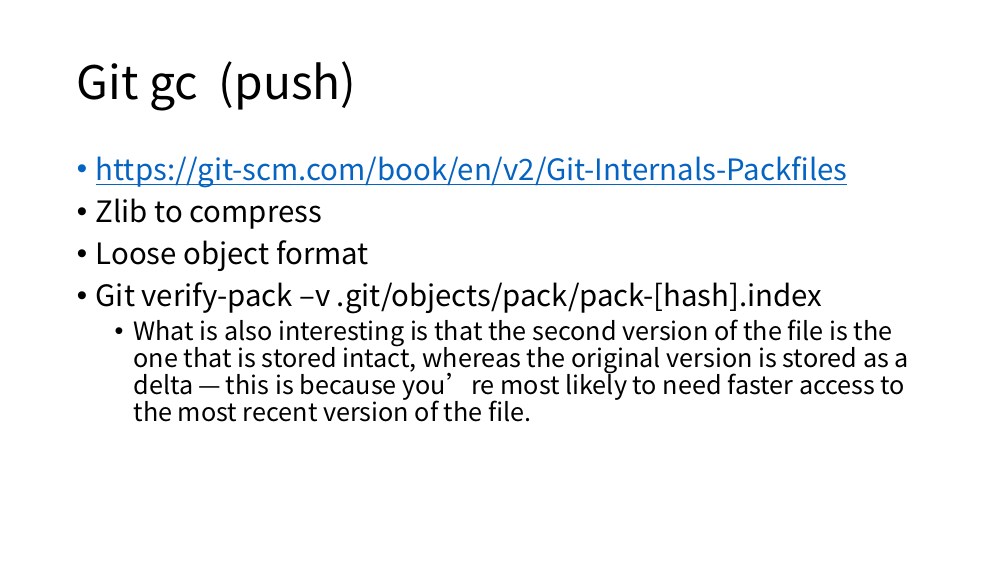
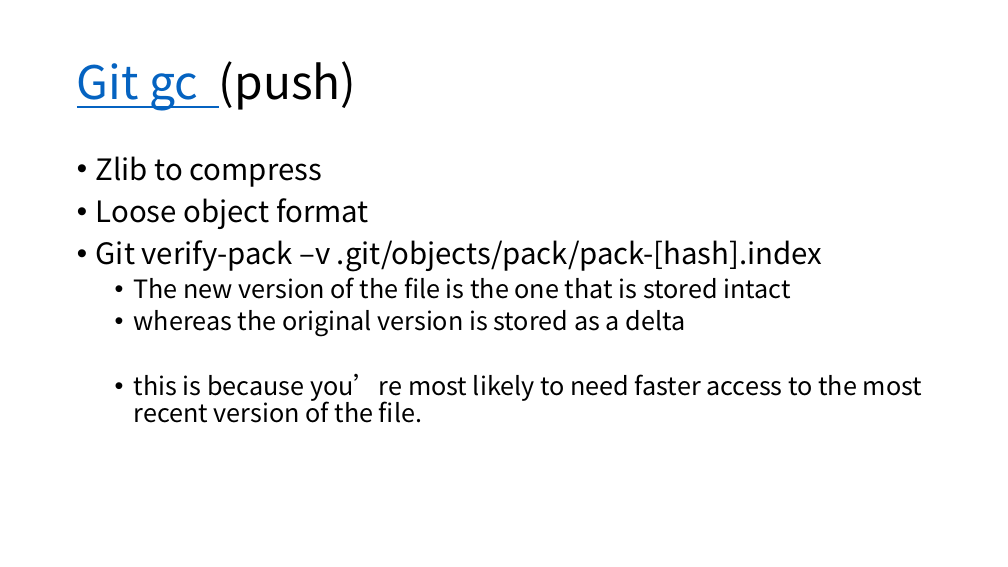
Before and after one commit to ReZeroS/git, a slide deck: slide 9 of doc/ZIT.pptx. Drawn at 1008x567 pixels with LibreOffice and Linux fonts; fonts in the diff are those of the drawing. Boxes give left, top, right and bottom in pixels: in the first picture for what was removed or moved away, otherwise in the second. Text is boxed around its words. In the diff, an @@ line names an element or a change of style, - is before the commit and + after.

```diff
--- a/doc/ZIT.pptx
+++ b/doc/ZIT.pptx
@@ title "Git gc (push)" at (x1=77, y1=61, x2=357, y2=111): text colour #000000 to #0563C1, underline on in "Git gc" @@
@@ text at (x1=96, y1=156, x2=848, y2=188): paragraph removed @@
-• https://git-scm.com/book/en/v2/Git-Internals-Packfiles
@@ text at (x1=134, y1=277, x2=922, y2=423): text changed @@
-  • What is also interesting is that the second version of the file is the one that is stored intact, whereas the original version is stored as a delta — this is because you’re most likely to need faster access to the most recent version of the file.
+  • The new version of the file is the one that is stored intact
+  • whereas the original version is stored as a delta
+  • this is because you’re most likely to need faster access to the most recent version of the file.
```
Also in this commit, not shown: 5 other slides changed, 10 slides added, 7 slides removed, 2 other files.
